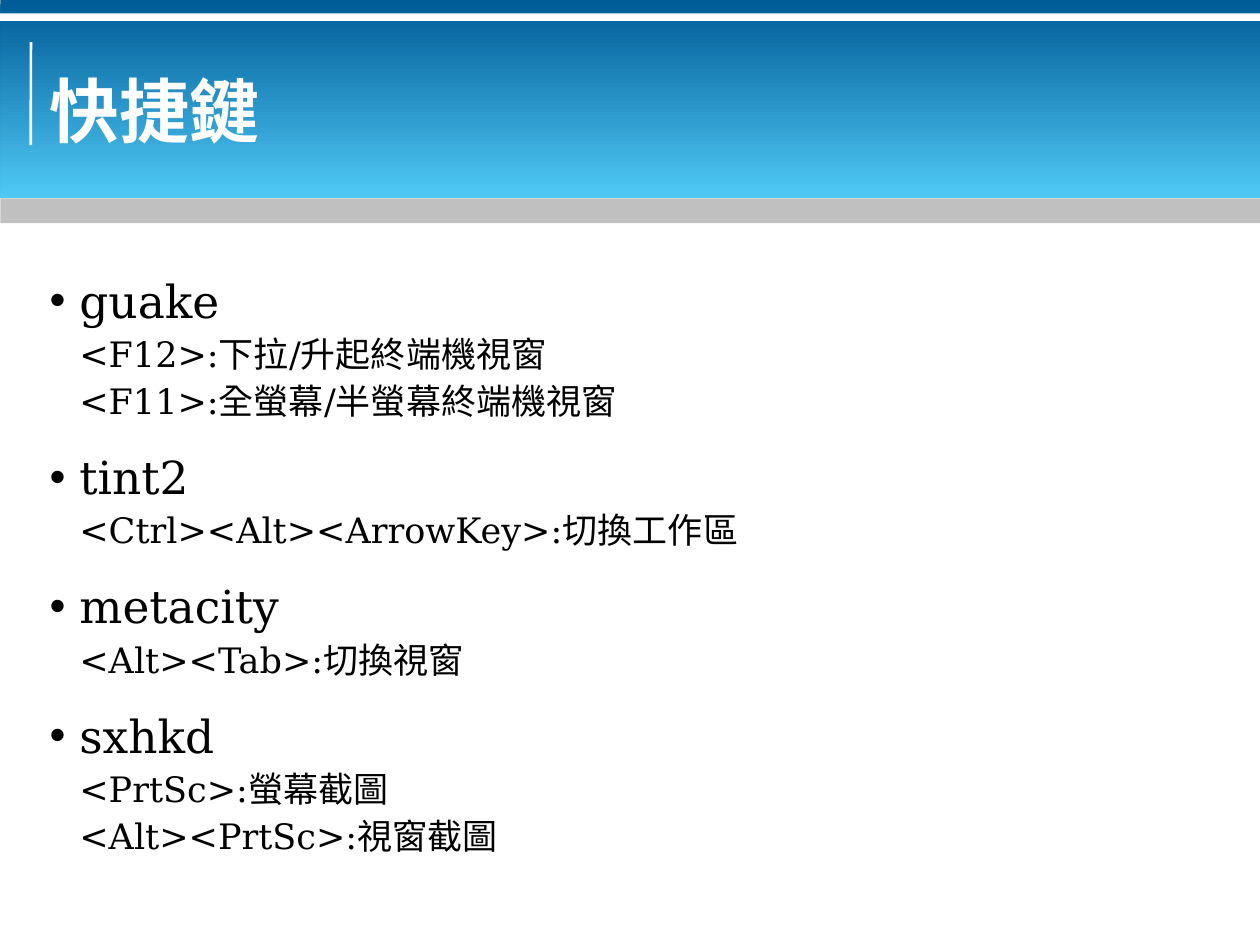
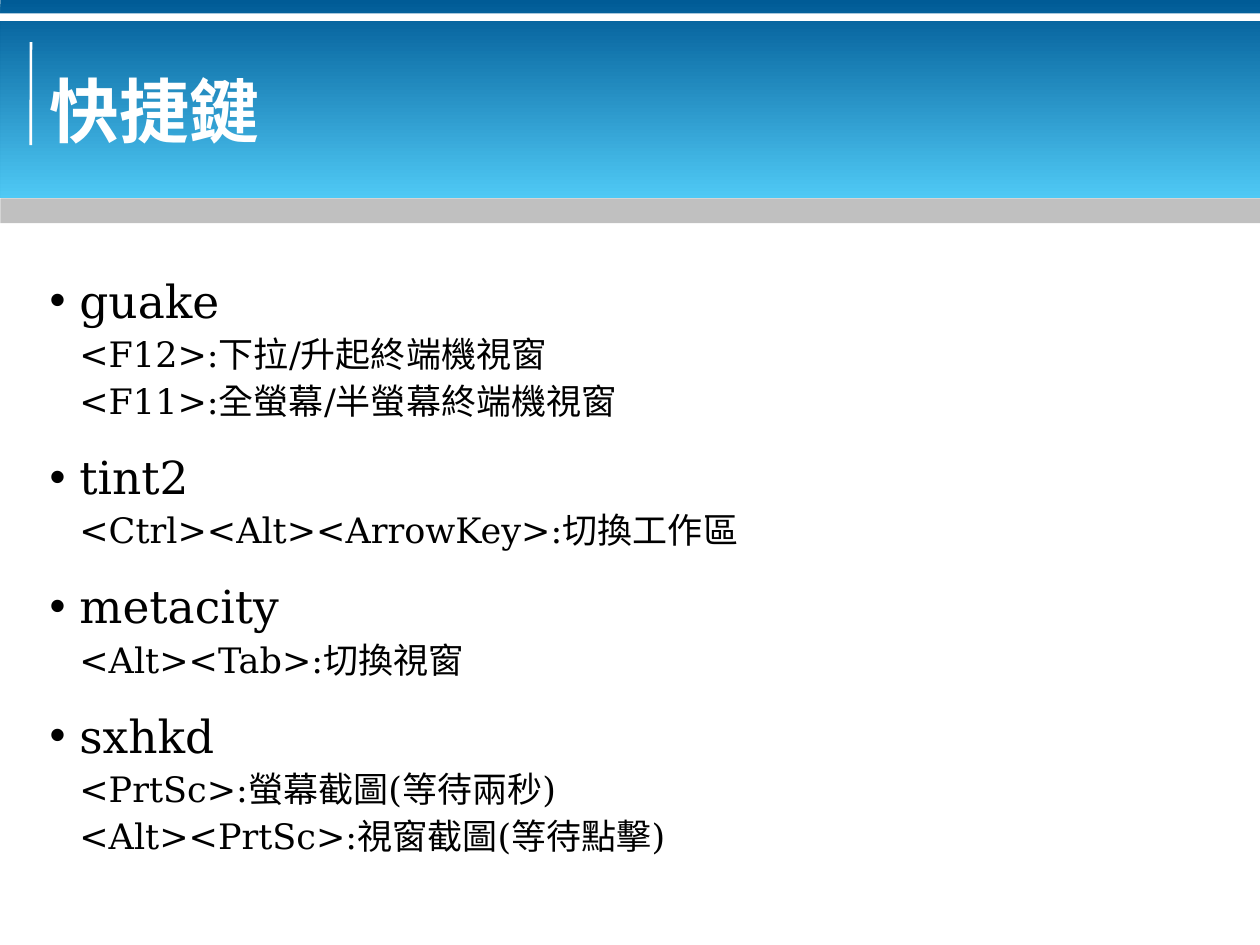
Before and after one commit to bluebat/.presentations, a slide deck: slide 6 of a-thin-and-tiny-session-for-x-window.odp. Drawn at 1260x945 pixels with LibreOffice and Linux fonts; fonts in the diff are those of the drawing; background and template pictures are left out. Boxes give left, top, right and bottom in pixels: in the first picture for what was removed or moved away, otherwise in the second. Text is boxed around its words. In the diff, an @@ line names an element or a change of style, - is before the commit and + after.

```diff
--- a/a-thin-and-tiny-session-for-x-window.odp
+++ b/a-thin-and-tiny-session-for-x-window.odp
@@ text at [79,774,665,855]: text changed @@
-<PrtSc>:螢幕截圖
-<Alt><PrtSc>:視窗截圖
+<PrtSc>:螢幕截圖(等待兩秒)
+<Alt><PrtSc>:視窗截圖(等待點擊)
```
Also in this commit, not shown: 1 other file.
